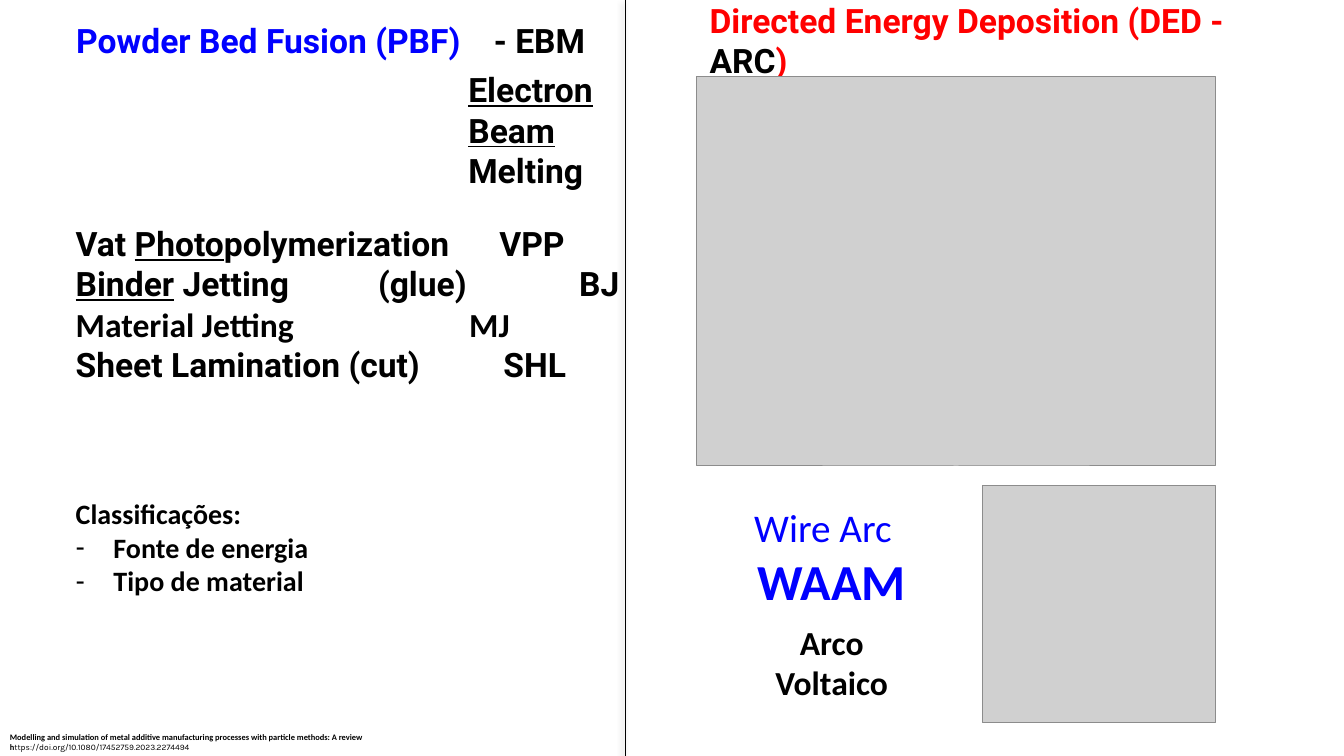
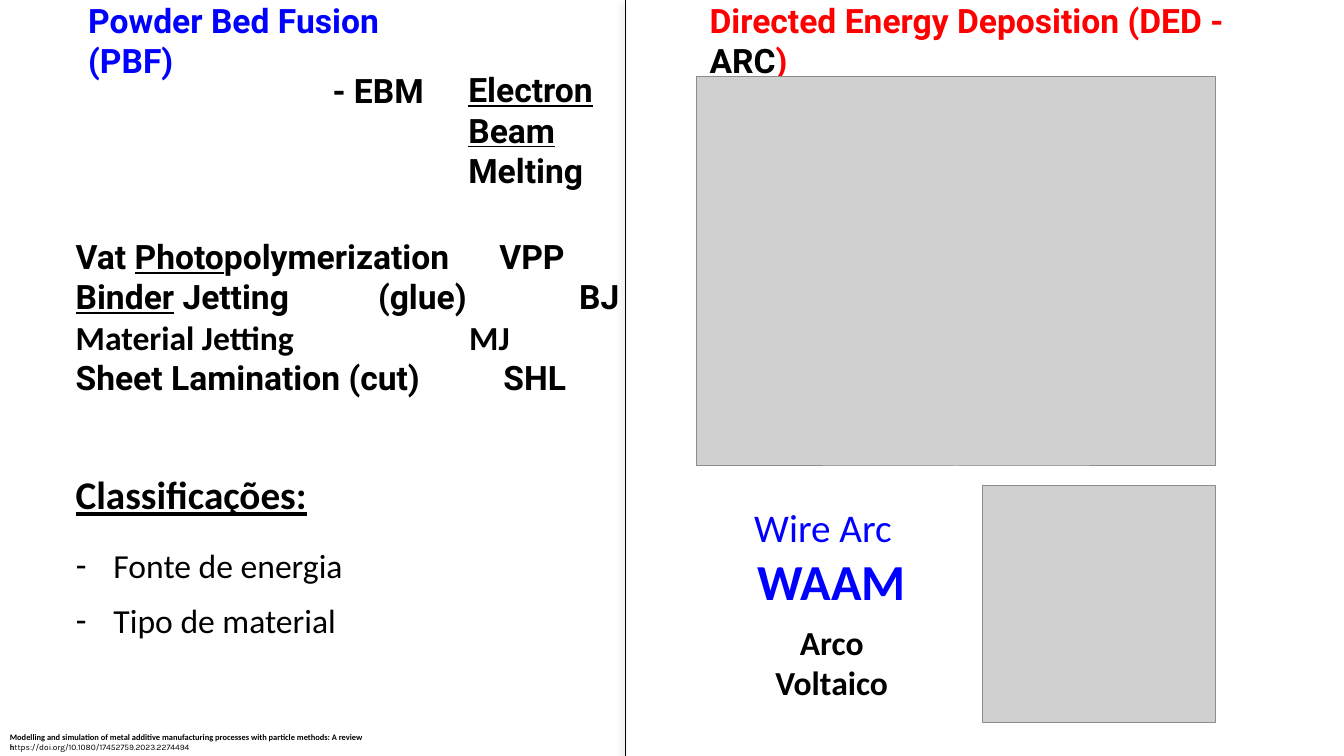
Before and after one commit to grossiRM/AM_FEG, a slide deck: slide 2 of Plano_V02_iii_AM_FEG/e____Modelagem_MA_Resumo_RMG.pptx. Drawn at 1344x756 pixels with LibreOffice and Linux fonts; fonts in the diff are those of the drawing; grey boxes stand for pictures. Boxes give left, top, right and bottom in pixels: in the first picture for what was removed or moved away, otherwise in the second. Text is boxed around its words. In the diff, an @@ line names an element or a change of style, - is before the commit and + after.

```diff
--- a/Plano_V02_iii_AM_FEG/e____Modelagem_MA_Resumo_RMG.pptx
+++ b/Plano_V02_iii_AM_FEG/e____Modelagem_MA_Resumo_RMG.pptx
@@ text at [88,7,379,80]: text changed @@
-Powder Bed Fusion (PBF) - EBM
+Powder Bed Fusion (PBF)
@@ text added at [354,79,424,103], 24 pt, text #000000, bold @@
+- EBM
@@ text "Vat Photopolymerization VPP": place and size @@
-text "Vat Photopolymerization VPP" at [76,230,619,385]
+text "Vat Photopolymerization VPP" at [76,243,619,398]
@@ text "Classificações:": place and size @@
-text "Classificações:" at [76,504,308,596]
+text "Classificações:" at [76,481,343,639]
@@ text "Classificações:" at [76,481,343,639]: size 20 to 28 pt, underline on in "Classificações:"; size 20 to 24 pt, bold off in "Fonte de energia", "Tipo de material" @@
```
Also in this commit, not shown: 3 other slides changed, 1 slide added, 1 slide removed, 2 other files.
